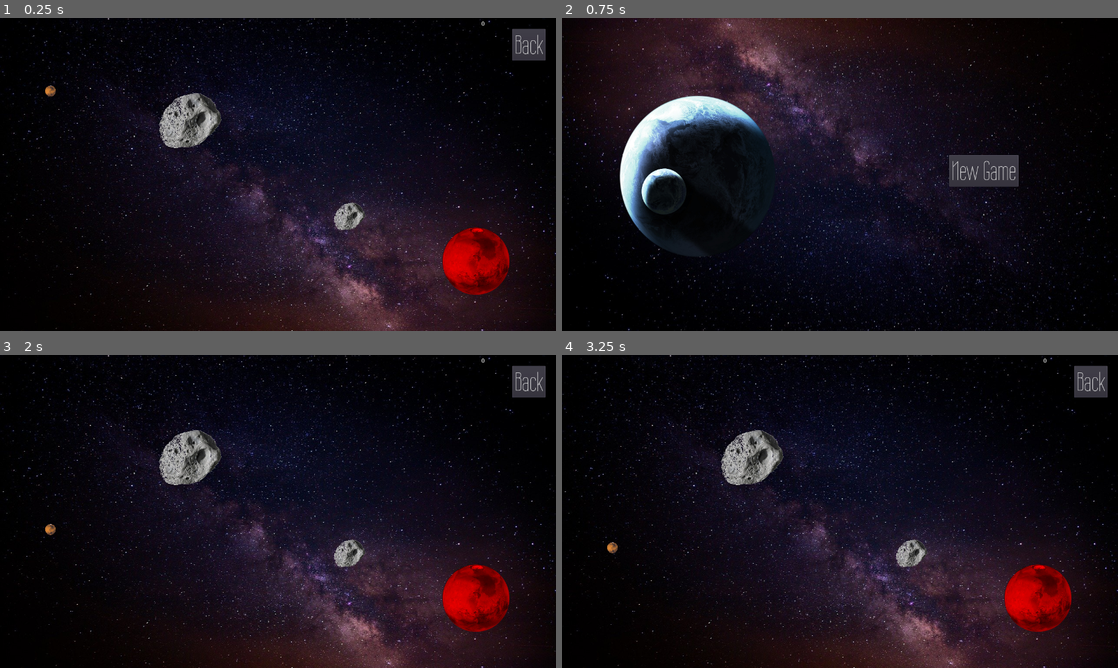
Above: before the commit, frames 1-4 (two rows, left to right).
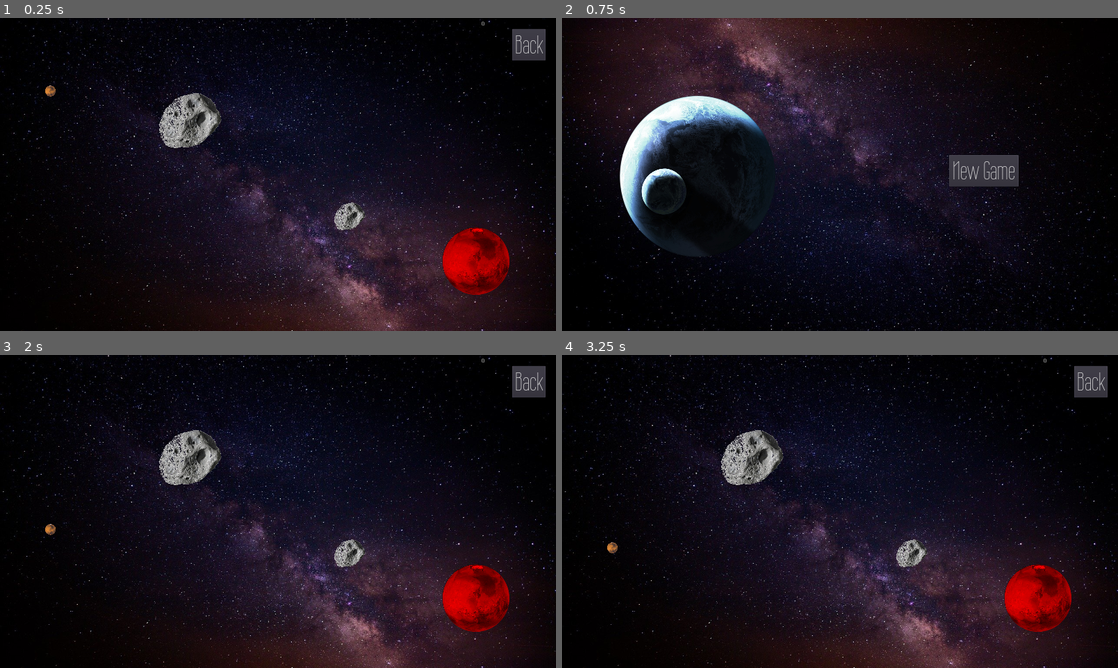
Above: after the commit, the same moments.

Repository: allenshi2014/balldrop
Game: Godot game, scene res://main.tscn
Two runs of this game, one before a commit and one after it. Both use one fixed random seed, a clock stepped at 60 frames per second and the inputs below.
Inputs (mouse positions are in pixels of both pictures, inside the frame that each line leads up to):
- Up to frame 1 (0.25 s): no input
- Up to frame 2 (0.75 s): click "Back" at 0.5 s
- Up to frame 3 (2 s): click "New Game" at 1.25 s
- Up to frame 4 (3.25 s): move the mouse to (962, 495) at 2.02 s; click (962, 495) at 2.17 s; move the mouse to (962, 495) at 2.77 s; click (962, 495) at 2.92 s

The runs differ from the first frame. In frame 1, 0.5% of the frame differs, in the area x 4-98%, y 1-100%; in frame 2, 0.5%, in the area x 0-99%, y 0-100%; in frame 3, 0.5%; in frame 4, 0.5%.

Commit message:
defects fix for mobile

Diff:
--- a/Menu.gd
+++ b/Menu.gd
@@ -20,9 +20,24 @@
 	#$earth.scale += Vector2(0.0001, 0.0001)
 
 
-	$earth_menu.rotation_degrees += 0.05
+	$earth.rotation_degrees += 0.05
+	$earth2.rotation_degrees += 0.05
 
 
 func _on_Button_pressed():
 	get_tree().change_scene("res://main.tscn")
 	#push_warning(String(new_scene))
+
+
+func _on_TouchScreenButton_released():
+	$earth2.scale = 1.5
+	push_warning("button released.")
+	push_error("button released!!!")
+
+
+func _on_TouchScreenButton_pressed():
+	$earth2.scale = 1.5
+	$earth.rotation_degrees += 1
+	$earth2.rotation_degrees += 1
+	push_warning("button released.")
+	push_error("button released!!!")
--- a/Menu.tscn
+++ b/Menu.tscn
@@ -20,15 +20,16 @@
 rotation = 3.14159
 texture = ExtResource( 1 )
 
-[node name="earth_menu" type="Sprite" parent="."]
+[node name="earth2" type="Sprite" parent="."]
 position = Vector2( 314, 362.6 )
 scale = Vector2( 0.3, 0.3 )
 texture = ExtResource( 6 )
 
 [node name="earth" type="Sprite" parent="."]
 visible = false
-position = Vector2( 252, 507.6 )
+position = Vector2( 315.601, 361.848 )
 rotation = -3.14159
+scale = Vector2( 1.3, 1.3 )
 texture = ExtResource( 3 )
 
 [node name="Button" type="Button" parent="."]
@@ -49,4 +50,8 @@
 color = Color( 0.72549, 0.984314, 0.0156863, 1 )
 energy = 4.65
 shadow_enabled = true
+
+[node name="TouchScreenButton" type="TouchScreenButton" parent="."]
 [connection signal="pressed" from="Button" to="." method="_on_Button_pressed"]
+[connection signal="pressed" from="TouchScreenButton" to="." method="_on_TouchScreenButton_pressed"]
+[connection signal="released" from="TouchScreenButton" to="." method="_on_TouchScreenButton_released"]
--- a/line.gd
+++ b/line.gd
@@ -6,17 +6,31 @@
 
 var collider_name = "line"
 
+#remove line when lifecycle reaches
 var timer = Timer.new()
-var line_lifecyle = 30
+var line_lifecycle = 30
 var line_shadow = null
 var line_ready = true
 
+#remove line when long hold
+var timer2 = Timer.new()
+var hold_limit = 1
+var line_set = false
+
+
 func _ready():
 
+	#timer for removing line when lifecycle reaches
 	timer.connect("timeout", self, "_on_Timer_timeout")
-	timer.set_wait_time(line_lifecyle)
+	timer.set_wait_time(line_lifecycle)
 	add_child(timer)
 	#timer.start()
+
+	#timer for long holding
+	timer2.connect("timeout", self, "_on_Timer_timeout")
+	timer2.set_wait_time(hold_limit)
+	add_child(timer2)
+	#timer2.start()
 
 func _process(_delta):
 	if line_ready == true:
@@ -38,6 +52,7 @@
 
 	line_shadow = true
 	line_ready = true
+	line_set = true
 	a = p1
 	b = p2
 
@@ -49,18 +64,20 @@
 	# (using a sprite so we get anti aliasing)
 	$spr.position = (a + b) / 2
 	$spr.rotation = $shape.rotation + PI / 2
-	$spr.scale = Vector2(a.distance_to(b), 1)
+	$spr.scale = Vector2(a.distance_to(b), 1.5)
 	#grey color for shadow line
 	$spr.modulate = Color(0.75, 0.75, 0.75, 1)
 	#set no bounce
 	a = Vector2(0, 0)
 	b = a
-
+	#stop timer2 when drawing line
+	timer2.stop()
 
 func set_ends(p1, p2):
 
 	line_shadow = false
 	line_ready = true
+	line_set = true
 	a = p1
 	b = p2
 	# update the capsule
@@ -71,14 +88,20 @@
 	# (using a sprite so we get anti aliasing)
 	$spr.position = (a + b) / 2
 	$spr.rotation = $shape.rotation + PI / 2
-	$spr.scale = Vector2(a.distance_to(b), 1)
+	$spr.scale = Vector2(a.distance_to(b), 1.5)
+	#stop timer2 when drawing line
+	timer2.stop()
 
 
 func _on_line_input_event(_viewport, event, _shape_idx):
 
 	# delete line when right clicked
 	if event is InputEventMouseButton:
-		if event.pressed and event.button_index == BUTTON_RIGHT:
-			queue_free()
-			Global.line_count -= 0.5
-			get_parent().get_node("line_count_txt").text = String(Global.line_count)
+		#if event.pressed and event.button_index == BUTTON_RIGHT:
+		if event.pressed:
+			timer2.start()
+		else:
+			timer2.stop()
+			#queue_free()
+			#Global.line_count -= 0.5
+			#get_parent().get_node("line_count_txt").text = String(Global.line_count)
--- a/main.gd
+++ b/main.gd
@@ -1,6 +1,6 @@
 extends Node
 
-var line_length = 200
+var line_length = 300
 var current_line = null
 var current_line_shadow = null
 var p1 = Vector2()
@@ -10,6 +10,7 @@
 
 func _ready():
 	pass
+	#OS.set_window_fullscreen(true)
 	#yield(get_tree().create_timer(1), "timeout")
 
 
@@ -19,6 +20,7 @@
 	p2 = last_mouse_pos
 
 	if current_line != null and p1.distance_to(p2) <= line_length and p1.distance_to(p2) >= 10:
+
 		current_line_shadow.set_ends_shadow(p1, p2)
 		current_line.set_ends(p1, p2)
 
@@ -35,7 +37,7 @@
 
 		if event.pressed and event.button_index == BUTTON_LEFT:
 
-			p1 = last_mouse_pos
+			p1 = $cam.get_global_mouse_position()
 			p2 = p1
 
 			current_line = preload("res://line.tscn").instance()
@@ -47,9 +49,9 @@
 			current_line_shadow.set_ends_shadow(p1, p2)
 			add_child(current_line_shadow)
 
-		#allen
-		elif event.button_index != BUTTON_RIGHT:
-			#add line when released
+		#add line when button_left released
+		elif event.button_index == BUTTON_LEFT:
+
 			add_child(current_line)
 
 			if  p1.distance_to(p2) >= 10:
@@ -63,6 +65,5 @@
 
 
 
-
 func _on_Button_pressed():
 	get_tree().change_scene("res://Menu.tscn")
--- a/project.godot
+++ b/project.godot
@@ -28,15 +28,26 @@
 
 window/size/width=1280
 window/size/height=720
+window/stretch/mode="2d"
 
 [input]
 
-mouse_left={
+ui_cancel={
+"deadzone": 0.5,
+"events": [ Object(InputEventKey,"resource_local_to_scene":false,"resource_name":"","device":0,"alt":false,"shift":false,"control":false,"meta":false,"command":false,"pressed":false,"scancode":16777217,"unicode":0,"echo":false,"script":null)
+, Object(InputEventJoypadButton,"resource_local_to_scene":false,"resource_name":"","device":0,"button_index":1,"pressure":0.0,"pressed":false,"script":null)
+ ]
+}
+click={
 "deadzone": 0.5,
 "events": [ Object(InputEventMouseButton,"resource_local_to_scene":false,"resource_name":"","device":0,"alt":false,"shi …(212 unchanged characters)…
  ]
 }
 
+[input_devices]
+
+pointing/emulate_touch_from_mouse=true
+
 [rendering]
 
 quality/filters/msaa=3
Not shown, changed: export_presets.cfg
